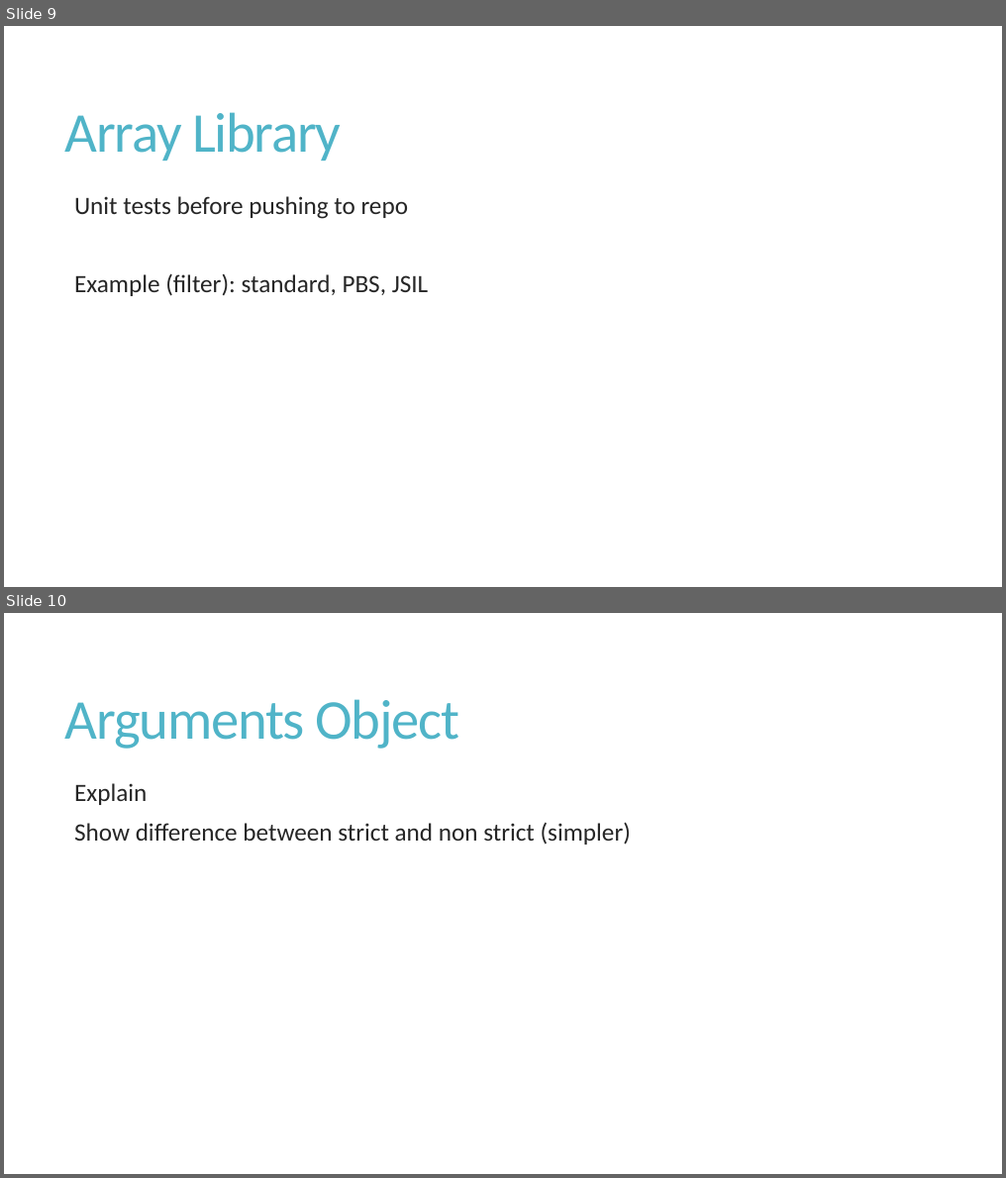
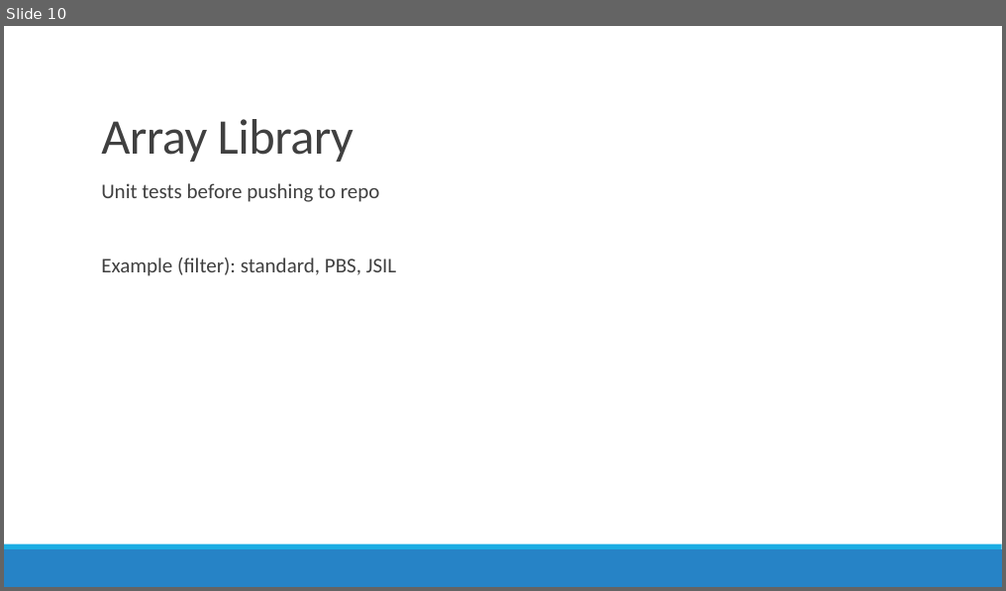
Before and after one commit to amqzhu/JSIL_report, a slide deck: presentation.pptx. Shown one above the other, each under a label of ours: slides 9 and 10 before the commit, slide 10 after it. The pictures are 1006x1178 and 1006x591 pixels, drawn with LibreOffice and Linux fonts; fonts in the diff are those of the drawing. Boxes give left, top, right and bottom in pixels: in the first picture for what was removed or moved away, otherwise in the second. Text is boxed around its words. In the diff, an @@ line names an element or a change of style, - is before the commit and + after.

```diff
--- a/presentation.pptx
+++ b/presentation.pptx
@@ slide 10 removed at bbox=[4, 613, 1002, 1174], background #FFFFFF @@
@@ title removed at bbox=[65, 699, 459, 749] @@
-Arguments Object
@@ text removed at bbox=[74, 783, 631, 845] @@
-  Explain
-  Show difference between strict and non strict (simpler)
@@ what was slide 9 is now slide 10 @@
@@ slide 10 changed as well @@
@@ title "Array Library": place and size @@
-title "Array Library" at bbox=[65, 112, 341, 161]
+title "Array Library" at bbox=[101, 119, 353, 162]
@@ title "Array Library" at bbox=[101, 119, 353, 162]: size 54 to 48 pt, text colour #50B4C8 to #404040, letter spacing -1.2 to -0.5 pt; vertical alignment middle to bottom @@
@@ text "Unit tests before pushing to ...": place and size @@
-text "Unit tests before pushing to ..." at bbox=[74, 196, 429, 296]
+text "Unit tests before pushing to ..." at bbox=[101, 183, 396, 276]
@@ text "Unit tests before pushing to ..." at bbox=[101, 183, 396, 276]: size 24 to 20 pt, text colour #262626 to #404040; line spacing 0.85 to 0.9; more space between paragraphs @@
@@ rectangle added at bbox=[4, 550, 1002, 587], fill #2683C6 @@
@@ rectangle added at bbox=[4, 545, 1002, 550], fill #1CADE4 @@
```
Also in this commit, not shown: 6 other slides changed, 7 slides added, 5 other slides removed, 1 other file.
